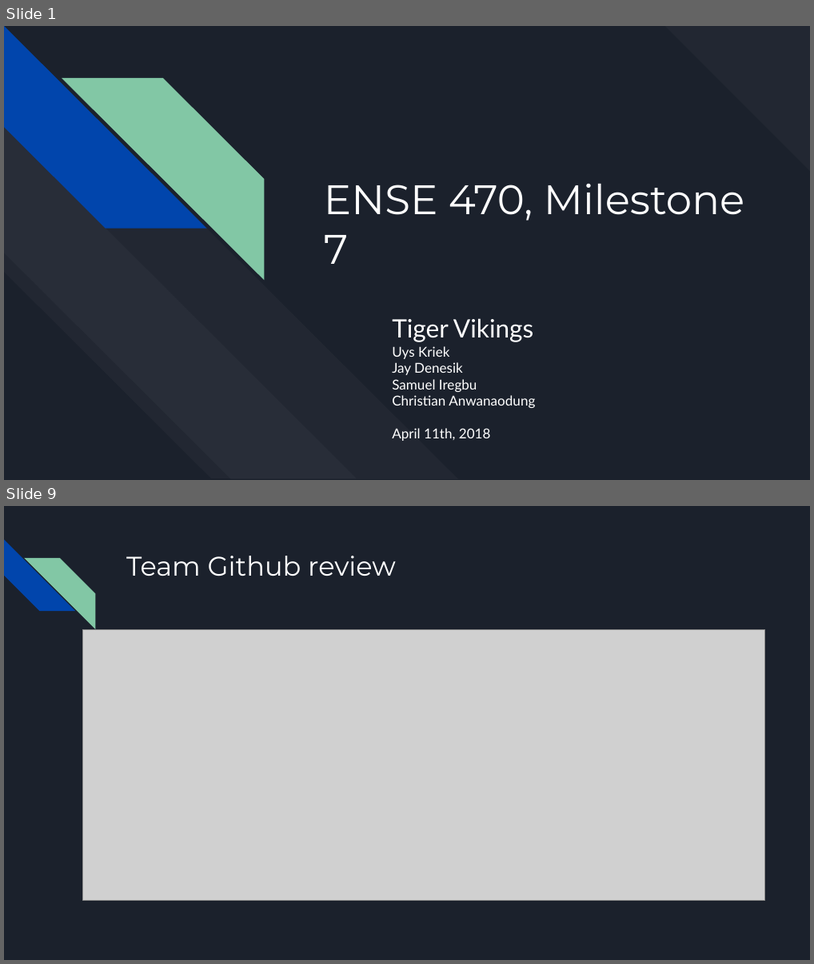
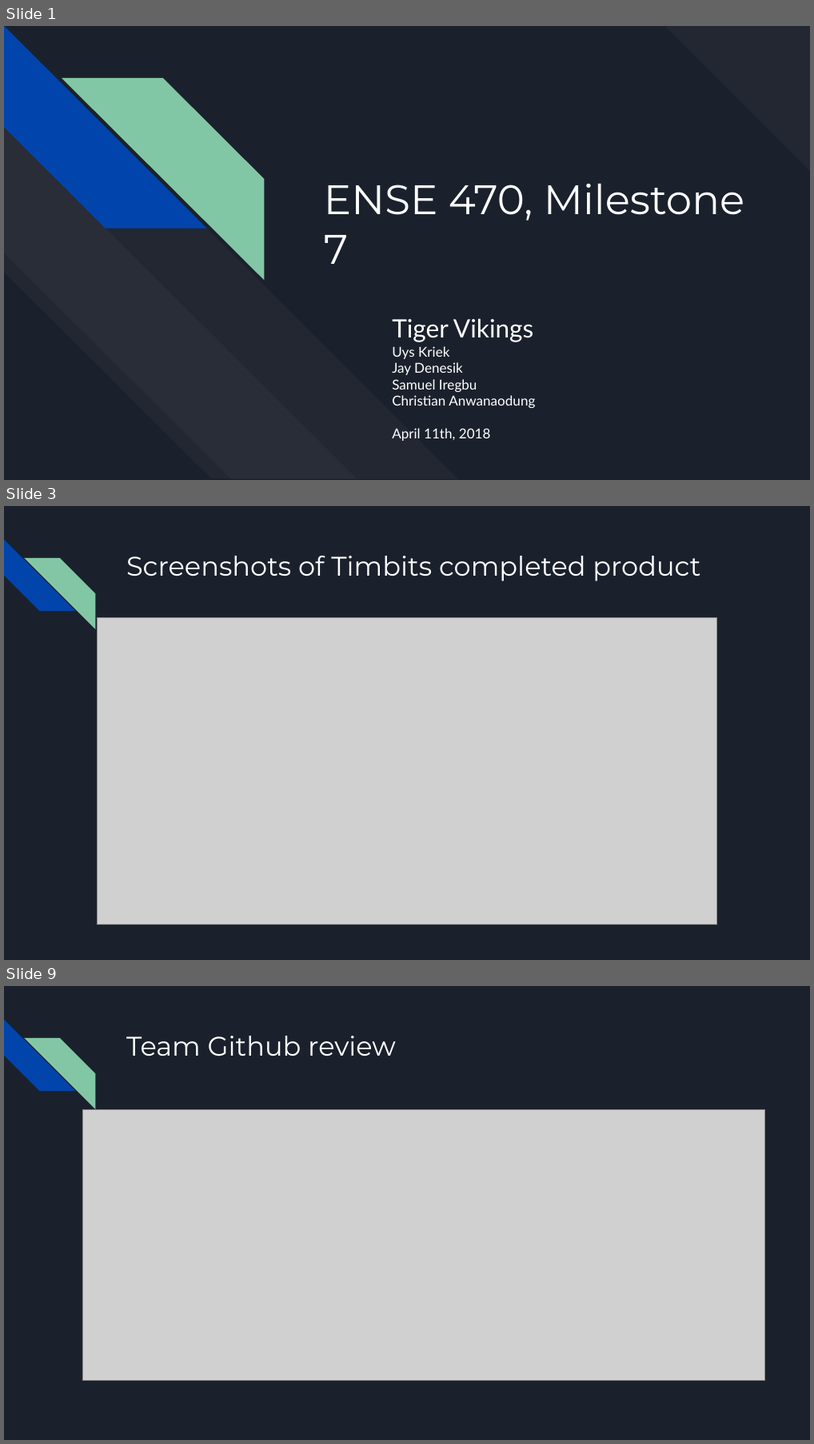
Before and after one commit to jaywmdenesik/ENSE-470-Group-Project, a slide deck: Milestone 7/ENSE 470, Milestone 7.pptx. Shown one above the other, each under a label of ours: slides 1 and 9 before the commit, slides 1, 3 and 9 after it; the slides between them are not shown. The pictures are 814x964 and 814x1444 pixels, drawn with LibreOffice and Linux fonts; fonts in the diff are those of the drawing; grey boxes stand for pictures. Boxes give left, top, right and bottom in pixels: in the first picture for what was removed or moved away, otherwise in the second. Text is boxed around its words. In the diff, an @@ line names an element or a change of style, - is before the commit and + after.

```diff
--- a/Milestone 7/ENSE 470, Milestone 7.pptx
+++ b/Milestone 7/ENSE 470, Milestone 7.pptx
@@ slide 3 added at (4,506,810,960), background #1B212C; not listed: 2 template elements that a slide beside it also shows @@
@@ title added at (126,556,701,581), 24 pt, text #FFFFFF @@
+Screenshots of Timbits completed product
@@ picture added at (97,618,718,924) @@
```
Also in this commit, not shown: 6 slides changed, 10 other slides added, 4 slides removed.
